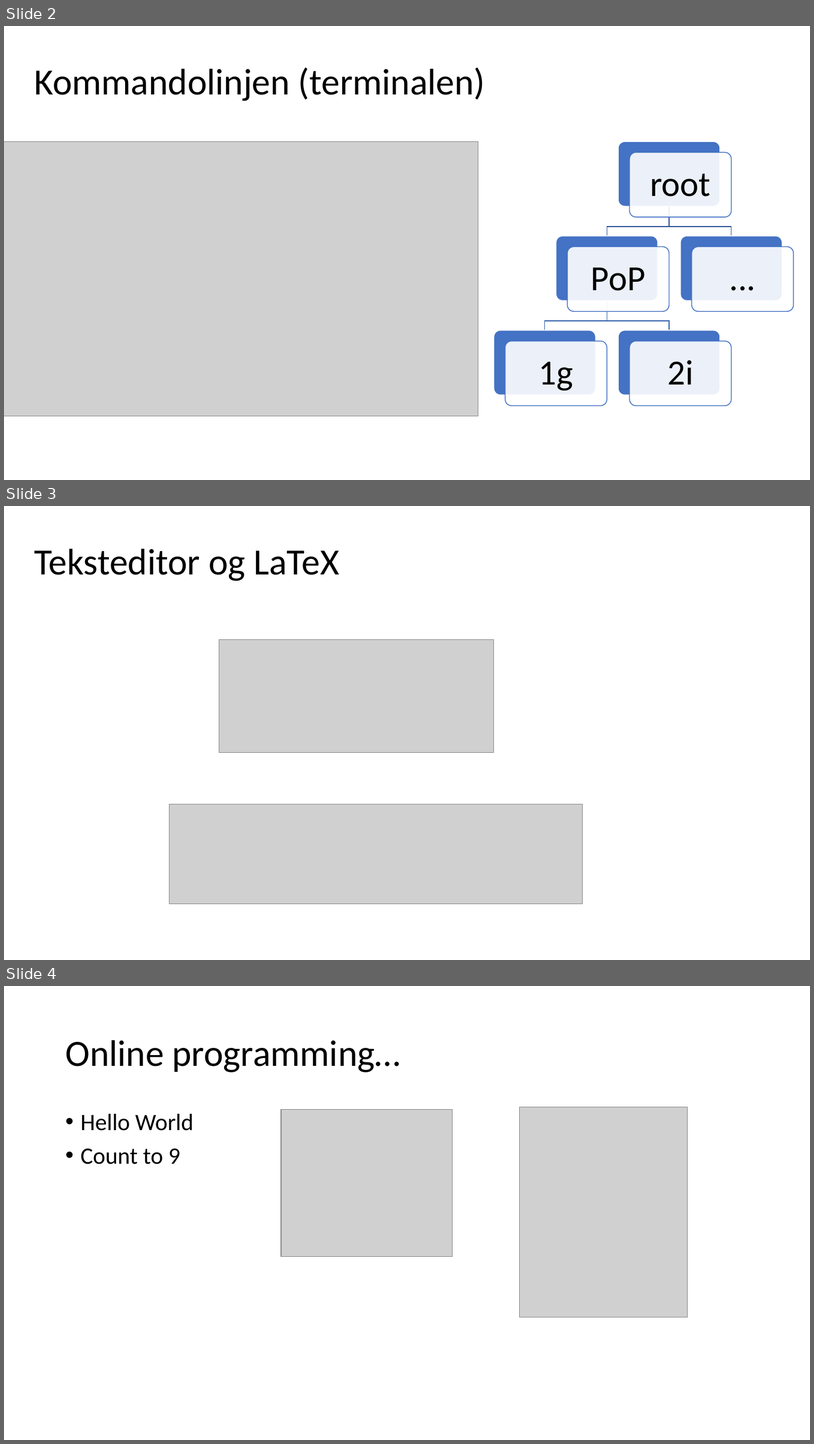
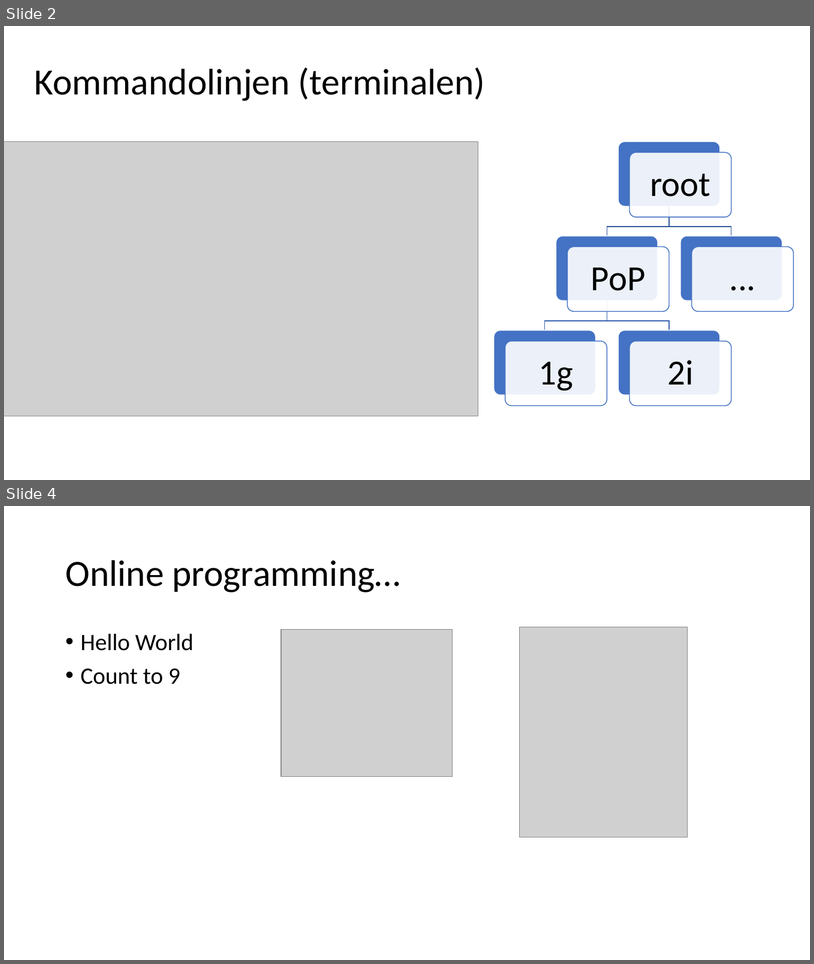
Before and after one commit to fisterloegsovs/pop22, a slide deck: lectures/1.2Scratch/lecture.pptx. Shown one above the other, each under a label of ours: slides 2, 3 and 4 before the commit, slides 2 and 4 after it; the slides between them are not shown. The pictures are 814x1444 and 814x964 pixels, drawn with LibreOffice and Linux fonts; fonts in the diff are those of the drawing; grey boxes stand for pictures. Boxes give left, top, right and bottom in pixels: in the first picture for what was removed or moved away, otherwise in the second. Text is boxed around its words. In the diff, an @@ line names an element or a change of style, - is before the commit and + after.

```diff
--- a/lectures/1.2Scratch/lecture.pptx
+++ b/lectures/1.2Scratch/lecture.pptx
@@ slide 3 removed at box(4, 506, 810, 960), background #FFFFFF @@
@@ text removed at box(34, 549, 340, 581) @@
-Teksteditor og LaTeX
@@ picture removed at box(219, 640, 494, 752) @@
@@ picture removed at box(169, 804, 582, 903) @@
```
Also in this commit, not shown: 5 slides changed, 5 slides added, 3 other slides removed, 4 other files.
